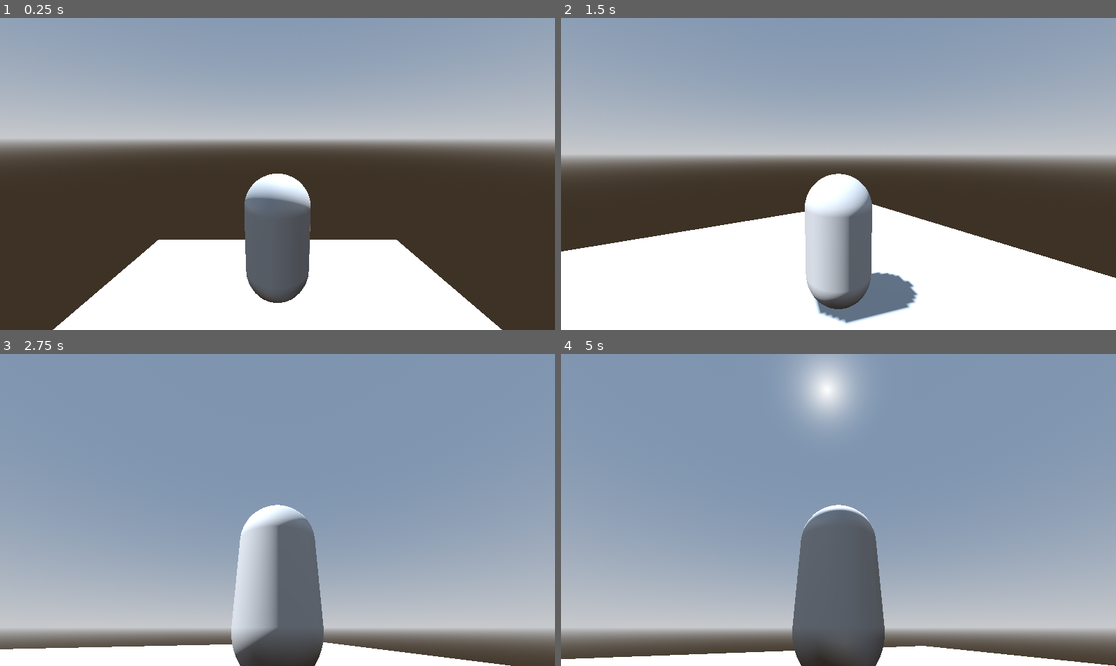
Above: before the commit, frames 1-4 (two rows, left to right).
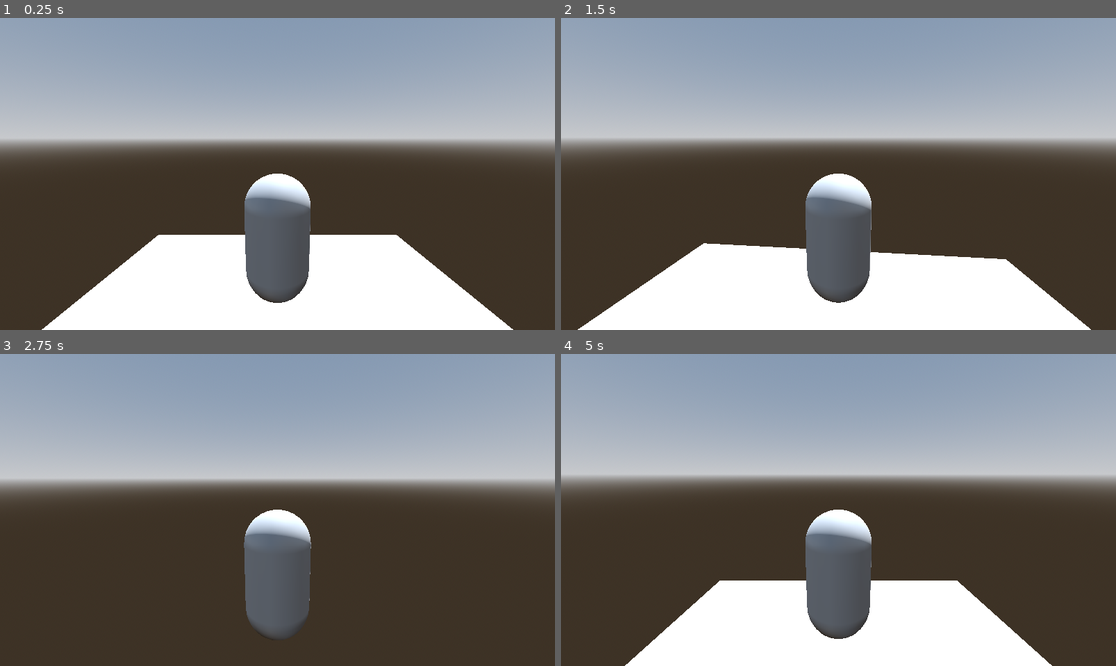
Above: after the commit, the same moments.

Repository: teachingCS/Schuelerakademie_23_24
Game: Godot game, scene res://level.tscn
The game is run twice, just before and just after one commit, with the same random seed, the same clock (stepped at 60 frames per second) and the same inputs.
Inputs (mouse positions are in pixels of both pictures, inside the frame that each line leads up to):
- Up to frame 1 (0.25 s): no input
- Up to frame 2 (1.5 s): move the mouse to (866, 174) at 0.52 s; hold Space (jump, bound only after the commit) 0.53-1.28 s; hold W (move_forward) from 0.53 s (still down); move the mouse to (810, 174) at 1.27 s; tap Space (jump, bound only after the commit) at 1.35 s
- Up to frame 3 (2.75 s): keep holding W (move_forward); tap Space (jump, bound only after the commit) at 1.52, 1.82 s; move the mouse to (288, 503) at 2.02 s; hold Space (jump, bound only after the commit) from 2.03 s (still down)
- Up to frame 4 (5 s): keep holding W (move_forward); move the mouse to (832, 516) at 2.77 s; release Space (jump, bound only after the commit) at 2.78 s; tap Space (jump, bound only after the commit) at 2.85, 3.02, 3.32, 4.35, 4.52, 4.82 s; move the mouse to (877, 513) at 3.52 s; hold Space (jump, bound only after the commit) 3.53-4.28 s; move the mouse to (794, 506) at 4.27 s

The runs differ from the first frame. In frame 1, 1.4% of the frame differs, in the area x 7-93%, y 69-100%; in frame 2, 25%; in frame 3, 79%, in the area x 0-100%, y 12-100%; in frame 4, 78%.

Commit message:
Springen und Grenzen der Welt

Diff:
--- /dev/null
+++ b/Platformer3D/WorldBoundary.gd
@@ -0,0 +1,16 @@
+extends Area3D
+
+
+# Called when the node enters the scene tree for the first time.
+func _ready():
+	pass # Replace with function body.
+
+
+# Called every frame. 'delta' is the elapsed time since the previous frame.
+func _process(delta):
+	pass
+
+
+func _on_body_entered(body):
+	if body.name == "Player":
+		get_tree().reload_current_scene()
--- a/Platformer3D/level.tscn
+++ b/Platformer3D/level.tscn
@@ -1,6 +1,7 @@
-[gd_scene load_steps=7 format=3 uid="uid://dr2gu1ixh47gl"]
+[gd_scene load_steps=9 format=3 uid="uid://dr2gu1ixh47gl"]
 
 [ext_resource type="PackedScene" uid="uid://b3cd56n1dua7b" path="res://player.tscn" id="1_l6qxn"]
+[ext_resource type="Script" path="res://WorldBoundary.gd" id="2_1nglc"]
 
 [sub_resource type="ProceduralSkyMaterial" id="ProceduralSkyMaterial_s7kax"]
 sky_horizon_color = Color(0.64625, 0.65575, 0.67075, 1)
@@ -19,6 +20,8 @@
 
 [sub_resource type="ConcavePolygonShape3D" id="ConcavePolygonShape3D_llyml"]
 data = PackedVector3Array(5, 0, 5, -5, 0, 5, 5, 0, -5, -5, 0, 5, -5, 0, -5, 5, 0, -5)
+
+[sub_resource type="WorldBoundaryShape3D" id="WorldBoundaryShape3D_o14kx"]
 
 [node name="Level" type="Node3D"]
 
@@ -40,3 +43,12 @@
 
 [node name="Player" parent="." instance=ExtResource("1_l6qxn")]
 transform = Transform3D(1, 0, 0, 0, 1, 0, 0, 0, 1, 0, 2.91042, 0)
+
+[node name="WorldBoundary" type="Area3D" parent="."]
+transform = Transform3D(1, 0, 0, 0, 1, 0, 0, 0, 1, 0, -2, 0)
+script = ExtResource("2_1nglc")
+
+[node name="CollisionShape3D" type="CollisionShape3D" parent="WorldBoundary"]
+shape = SubResource("WorldBoundaryShape3D_o14kx")
+
+[connection signal="body_entered" from="WorldBoundary" to="WorldBoundary" method="_on_body_entered"]
--- a/Platformer3D/player.gd
+++ b/Platformer3D/player.gd
@@ -25,10 +25,18 @@
 
 	twist_pivot.rotate_y(twist_input)
 	pitch_pivot.rotate_x(pitch_input)
+
 	pitch_pivot.rotation.x = clamp(pitch_pivot.rotation.x, deg_to_rad(-30), deg_to_rad(30))
+
+	twist_input = 0
+	pitch_input = 0
 
 func _unhandled_input(event):
 	if event is InputEventMouseMotion:
 		if Input.get_mouse_mode() == Input.MOUSE_MODE_CAPTURED:
 			twist_input = -event.relative.x * mouse_sensitivity
 			pitch_input = -event.relative.y * mouse_sensitivity
+
+	if event.is_action_pressed("jump"):
+		if $RayCast3D.is_colliding():
+			apply_central_impulse(Vector3.UP * 15.0)
--- a/Platformer3D/player.tscn
+++ b/Platformer3D/player.tscn
@@ -1,6 +1,8 @@
-[gd_scene load_steps=4 format=3 uid="uid://b3cd56n1dua7b"]
+[gd_scene load_steps=5 format=3 uid="uid://b3cd56n1dua7b"]
 
 [ext_resource type="Script" path="res://player.gd" id="1_r1gl6"]
+
+[sub_resource type="PhysicsMaterial" id="PhysicsMaterial_wchl3"]
 
 [sub_resource type="CapsuleMesh" id="CapsuleMesh_6v2p1"]
 
@@ -8,8 +10,10 @@
 points = PackedVector3Array(-0.125207, -0.532801, -0.480507, 0.0227831, 0.47607, 0.498884, 0.169713, 0.559144, 0.464172 …(924 unchanged characters)…
 
 [node name="Player" type="RigidBody3D"]
+physics_material_override = SubResource("PhysicsMaterial_wchl3")
+gravity_scale = 2.0
 lock_rotation = true
-linear_damp = 3.0
+linear_damp = 4.0
 script = ExtResource("1_r1gl6")
 
 [node name="MeshInstance3D" type="MeshInstance3D" parent="."]
@@ -26,3 +30,6 @@
 
 [node name="Camera3D" type="Camera3D" parent="TwistPivot/PitchPivot"]
 transform = Transform3D(1, 0, 0, 0, 1, 0, 0, 0, 1, 0, 0, 3)
+
+[node name="RayCast3D" type="RayCast3D" parent="."]
+target_position = Vector3(0, -1.2, 0)
--- a/Platformer3D/project.godot
+++ b/Platformer3D/project.godot
@@ -44,6 +44,11 @@
 "events": [Object(InputEventKey,"resource_local_to_scene":false,"resource_name":"","device":-1,"window_id":0,"alt_pressed":false,"shift_pressed":false,"ctrl_pressed":false,"meta_pressed":false,"pressed":false,"keycode":0,"physical_keycode":83,"key_label":0,"unicode":115,"echo":false,"script":null)
 ]
 }
+jump={
+"deadzone": 0.5,
+"events": [Object(InputEventKey,"resource_local_to_scene":false,"resource_name":"","device":-1,"window_id":0,"alt_pressed":false,"shift_pressed":false,"ctrl_pressed":false,"meta_pressed":false,"pressed":false,"keycode":0,"physical_keycode":32,"key_label":0,"unicode":32,"echo":false,"script":null)
+]
+}
 
 [rendering]
 
